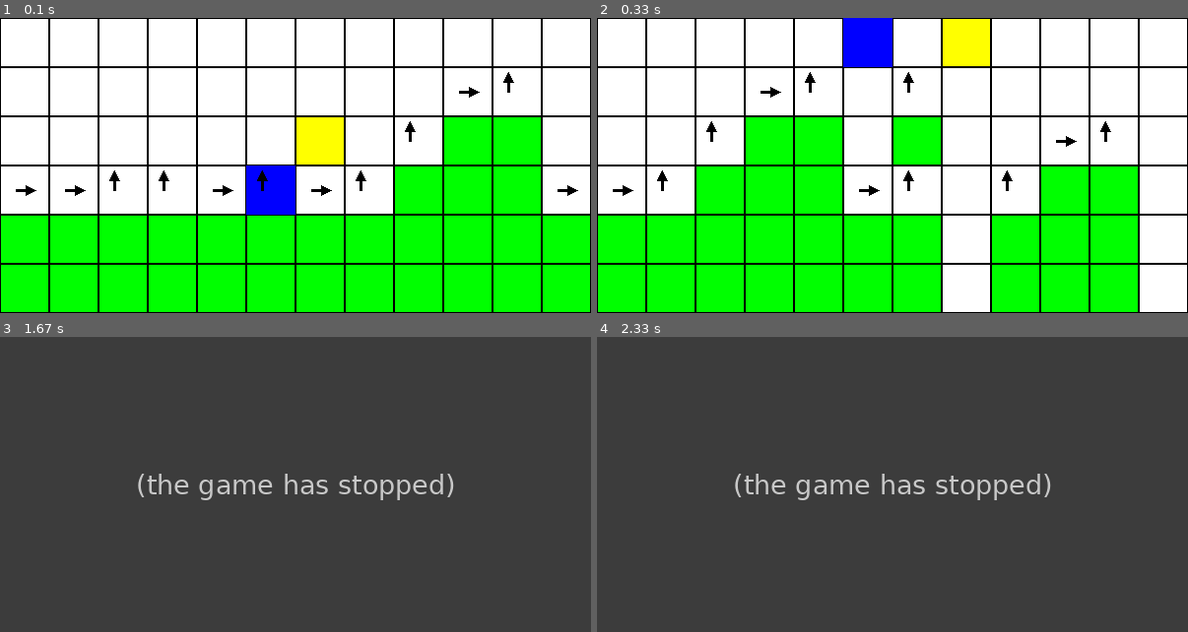
Above: before the commit, frames 1-4 (two rows, left to right).
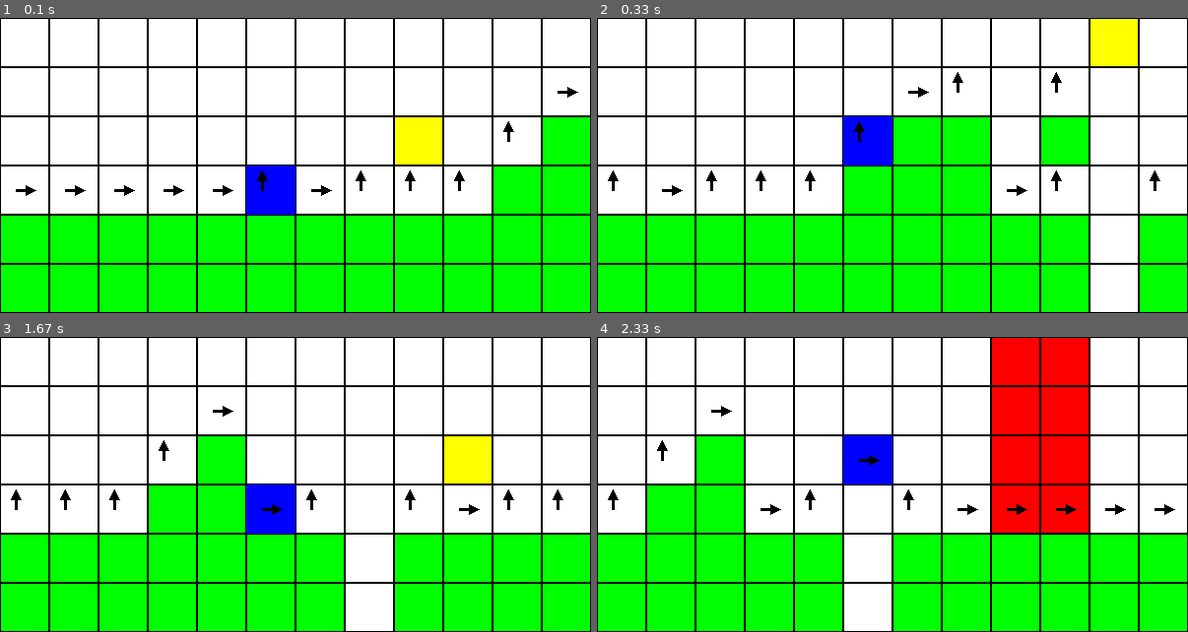
Above: after the commit, the same moments.

Repository: H4znow/marioBrossGame
Game: pygame game, started from main.py
The game is run twice, just before and just after one commit, with the same random seed, the same clock (stepped at 60 frames per second) and the same inputs.
Inputs:
- Up to frame 1 (0.1 s): no input
- Up to frame 2 (0.33 s): no input
- Up to frame 3 (1.67 s): no input
- Up to frame 4 (2.33 s): no input

The runs differ from the first frame. In frame 1, 11% of the frame differs, in the area x 18-100%, y 18-67%; in frame 2, 29%; in frame 3, 100%, in the area x 0-100%, y 0-100%; in frame 4, 100%.
Before the commit the program exited at 1.5 s; later frames show no game.

Commit message:
:hammer: Inversion of x and y axes (x to normal and -y)

Diff:
--- a/game.py
+++ b/game.py
@@ -21,14 +21,14 @@
             self.pygame_print.draw_grid()
 
     def move_player(self, dx, dy) -> None:
-        new_row = self.player_pos[0] + dy
-        new_col = self.player_pos[1] + dx
+        new_col = self.player_pos[0] + dx
+        new_row = self.player_pos[1] + dy
 
         # Check the limits of the grid
         if 0 <= new_row < self.ROWS and 0 <= new_col < self.COLS:
             # Check whether the target cell is empty or the target cell is empty
             if self.grid[new_row][new_col] in {0, 5, 333}:
-                self.player_pos[0], self.player_pos[1] = new_row, new_col
+                self.player_pos[1], self.player_pos[0] = new_row, new_col
                 self.nb_diff += 1
 
                 if self.grid[new_row][new_col] == 5:
@@ -36,8 +36,8 @@
                     self.grid[new_row][new_col] = 0
 
     def apply_gravity(self) -> None:
-        if self.player_pos[0] < self.ROWS - 1 and self.grid[self.player_pos[0] + 1][self.player_pos[1]] in {0, 5}:
-            self.player_pos[0] += 1
+        if self.player_pos[1] < self.ROWS - 1 and self.grid[self.player_pos[1] + 1][self.player_pos[0]] in {0, 5}:
+            self.player_pos[1] += 1
 
             self.apply_gravity()
 
@@ -64,14 +64,14 @@
                 self.pygame_print.draw_grid()
 
         # Victory or defeat condition
-        if self.grid[self.player_pos[0]][self.player_pos[1]] == 333:
+        if self.grid[self.player_pos[1]][self.player_pos[0]] == 333:
             print("Victory!")
             self.score += 100
             self.running = False
 
             if (self.print_game):
                 self.pygame_print.quit()
-        elif self.player_pos[0] == self.ROWS - 1 and self.grid[self.player_pos[0]][self.player_pos[1]] == 0:
+        elif self.player_pos[1] == self.ROWS - 1 and self.grid[self.player_pos[1]][self.player_pos[0]] == 0:
             print("Defeat!")
             self.score = -100
             self.running = False
@@ -80,7 +80,7 @@
                 self.pygame_print.quit()
 
     def get_state(self) -> int:
-        return self.player_pos[1]
+        return self.player_pos[0]
 
     def reset(self) -> None:
         self.player_pos = copy.deepcopy(self.start_pos)
@@ -109,10 +109,10 @@
     def get_possible_moves(self) -> list:
         possible_moves = []
 
-        if self.grid[self.player_pos[0]][self.player_pos[1] + 1] in {0, 5, 333}:  # Right is possible
+        if self.grid[self.player_pos[1]][self.player_pos[0] + 1] in {0, 5, 333}:  # Right is possible
             possible_moves.append("RIGHT")
 
-        if self.player_pos[0] > 0 and self.grid[self.player_pos[0] - 1][self.player_pos[1]] in {0, 5, 333} and self.grid[self.player_pos[0] - 1][self.player_pos[1] + 1] in {0, 5, 333}:  # Jump is possible
+        if self.player_pos[1] > 0 and self.grid[self.player_pos[1] - 1][self.player_pos[0]] in {0, 5, 333} and self.grid[self.player_pos[1] - 1][self.player_pos[0] + 1] in {0, 5, 333}:  # Jump is possible
             possible_moves.append("JUMP")
 
         return possible_moves
@@ -124,6 +124,6 @@
     # Reward system for win, loss, or intermediate steps
     def get_reward(self) -> float:
         if not self.running:
-            return self.score + (self.player_pos[1] - self.start_pos[1]) / 100  # There's also a reward for getting around  # The score is already set on victory/loss
+            return self.score + (self.player_pos[0] - self.start_pos[0]) / 100  # There's also a reward for getting around  # The score is already set on victory/loss
 
         return 0
--- a/main.py
+++ b/main.py
@@ -18,10 +18,10 @@
 ]
 
 # Initial player position
-player_pos = [3, 5]
+player_pos = [5, 3]
 
 # print_game always true for HumanPlayer
-game = Game(player_pos, grid, True, True)
+game = Game(start_pos=player_pos, grid=grid, print_game=True, qtable=True, wait_time=0.05)
 
 # human = HumanPlayer(game)
 # human.play()
@@ -35,6 +35,6 @@
 q_table = QTablePlayer(game)
 q_table.play()
 
-# game = Game(player_pos, grid, False, False)
+# game = Game(player_pos, grid)
 # q_learning = QLearningPlayer(game)
 # q_learning.train(1000)
--- a/pygame_print.py
+++ b/pygame_print.py
@@ -62,12 +62,12 @@
                     self.draw_arrow(qtable[col], x, y)
 
         # Draw the player
-        player_x = self.game.start_pos[1] * self.CELL_SIZE
-        player_y = self.game.player_pos[0] * self.CELL_SIZE
+        player_x = self.game.start_pos[0] * self.CELL_SIZE
+        player_y = self.game.player_pos[1] * self.CELL_SIZE
         pygame.draw.rect(self.window, self.FILLED_PLAYER_COLOR, (player_x, player_y, self.CELL_SIZE, self.CELL_SIZE))
 
-        if self.qtable and self.game.grid[self.game.player_pos[0] - 1][self.game.player_pos[1]] in {0, 5, 333}:
-            self.draw_arrow(qtable[self.game.player_pos[1]], player_x, player_y)
+        if self.qtable and self.game.grid[self.game.player_pos[1] - 1][self.game.player_pos[0]] in {0, 5, 333}:
+            self.draw_arrow(qtable[self.game.player_pos[0]], player_x, player_y)
 
         pygame.display.update()  # Update the display
         time.sleep(self.wait_time)
--- a/q_table_player.py
+++ b/q_table_player.py
@@ -11,7 +11,7 @@
         qtable = np.load("q_table.npy")
 
         while self.game.running:
-            event = qtable[self.game.player_pos[1]]
+            event = qtable[self.game.player_pos[0]]
 
             new_event = "JUMP" if event[0] < event[1] else "RIGHT"
             self.game.new_event(new_event)
Binary file changed: q_table.npy
